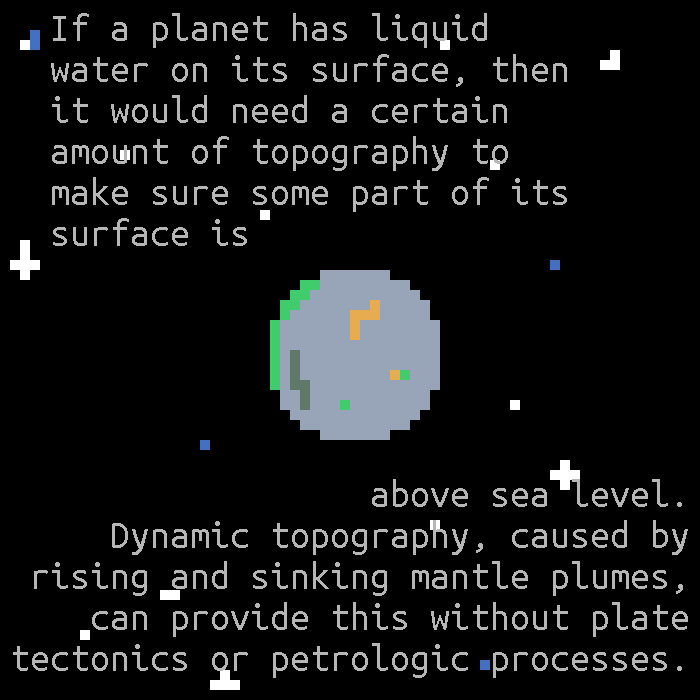
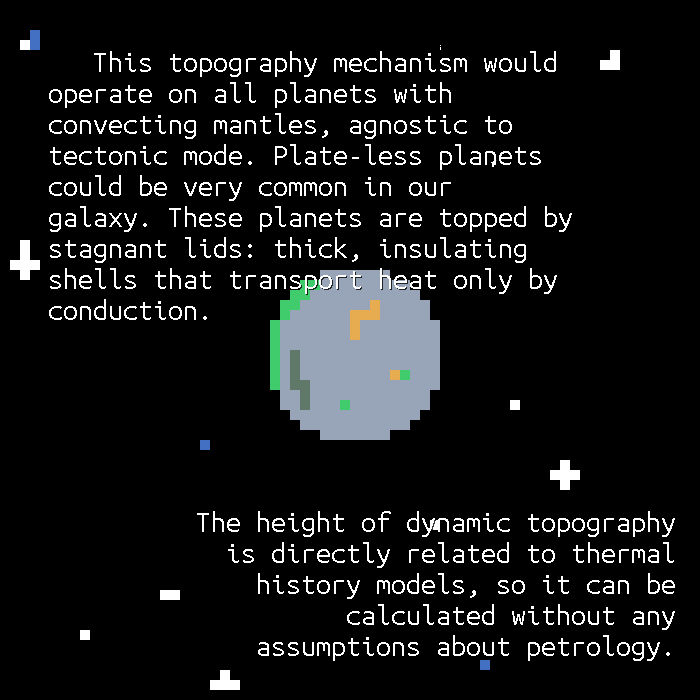
The second 700 × 700 image is a revision of the first. Changes to its layers:
removed layer "above sea level. ..." over 13, 479, 688, 678
added layer "The height of dynamic topograp..." above "Drop Shadow #1" over 197, 511, 675, 661
added layer "Drop Shadow #1" (79%) above "This topography mechanism w..." over 197, 511, 677, 663
renamed "If a planet has liquid water o..." to "This topography mechanism w...", painted on it over 49, 13, 572, 320
added layer "Drop Shadow" (80%) above "Background" over 49, 51, 559, 320
painted on "Background" over 120, 40, 560, 270
